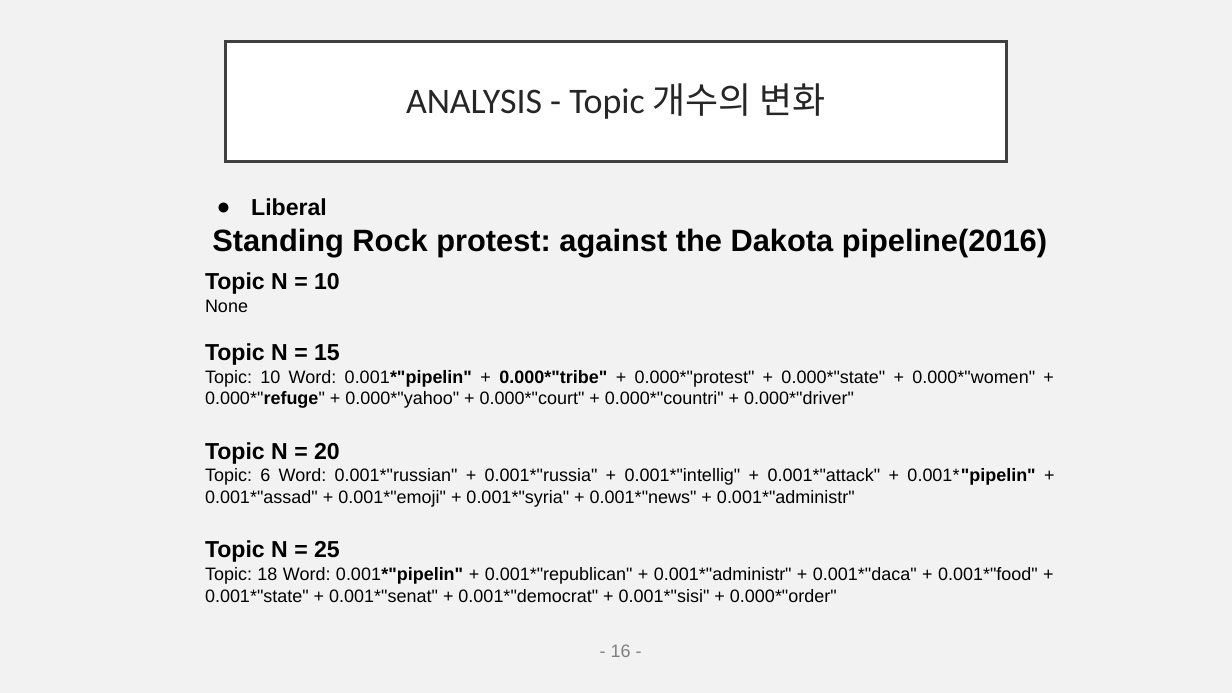
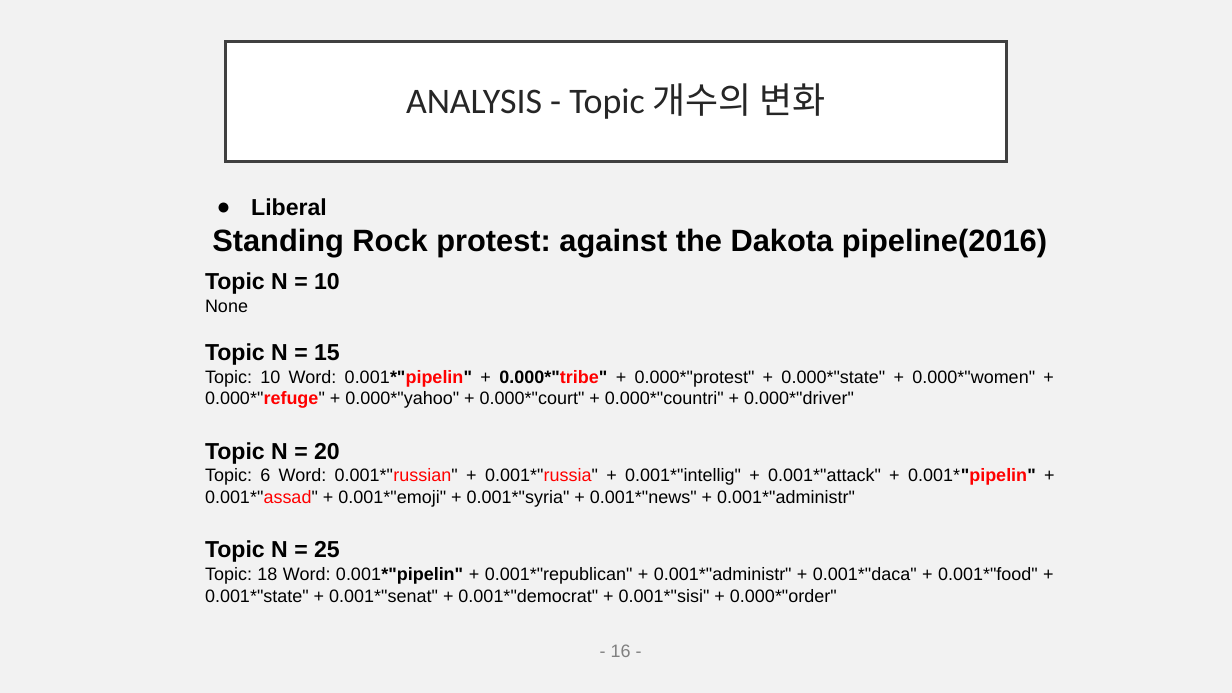
Before and after one commit to EJLEE5826/American_News_Topic_Modeling-using_LDA, a slide deck: slide 17 of final_pptNLP.pptx (slide 16 before the commit). Drawn at 1232x693 pixels with LibreOffice and Linux fonts; fonts in the diff are those of the drawing. Boxes give left, top, right and bottom in pixels: in the first picture for what was removed or moved away, otherwise in the second. Text is boxed around its words. In the diff, an @@ line names an element or a change of style, - is before the commit and + after.

```diff
--- a/final_pptNLP.pptx
+++ b/final_pptNLP.pptx
@@ text at (205,370,1036,507): text colour #000000 to #FF0000 in "0.001*"pipelin" 0.000*"tribe" 0.000*"refuge"", "0.001*"russian" 0.001*"russia" 0.001*"pipelin" 0.001*"assad"" @@
```
Also in this commit, not shown: 6 other slides changed, 1 slide added.
